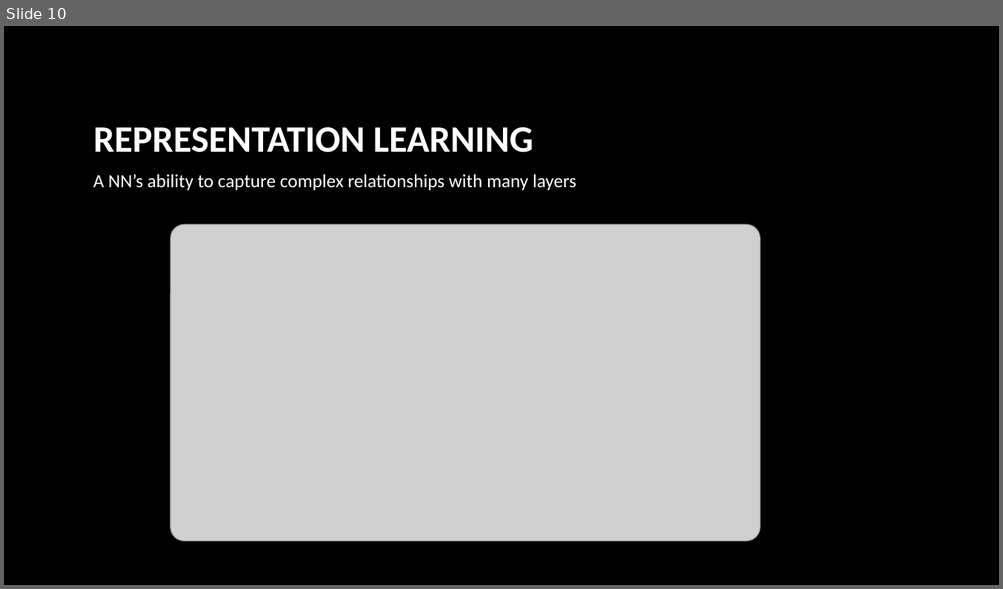
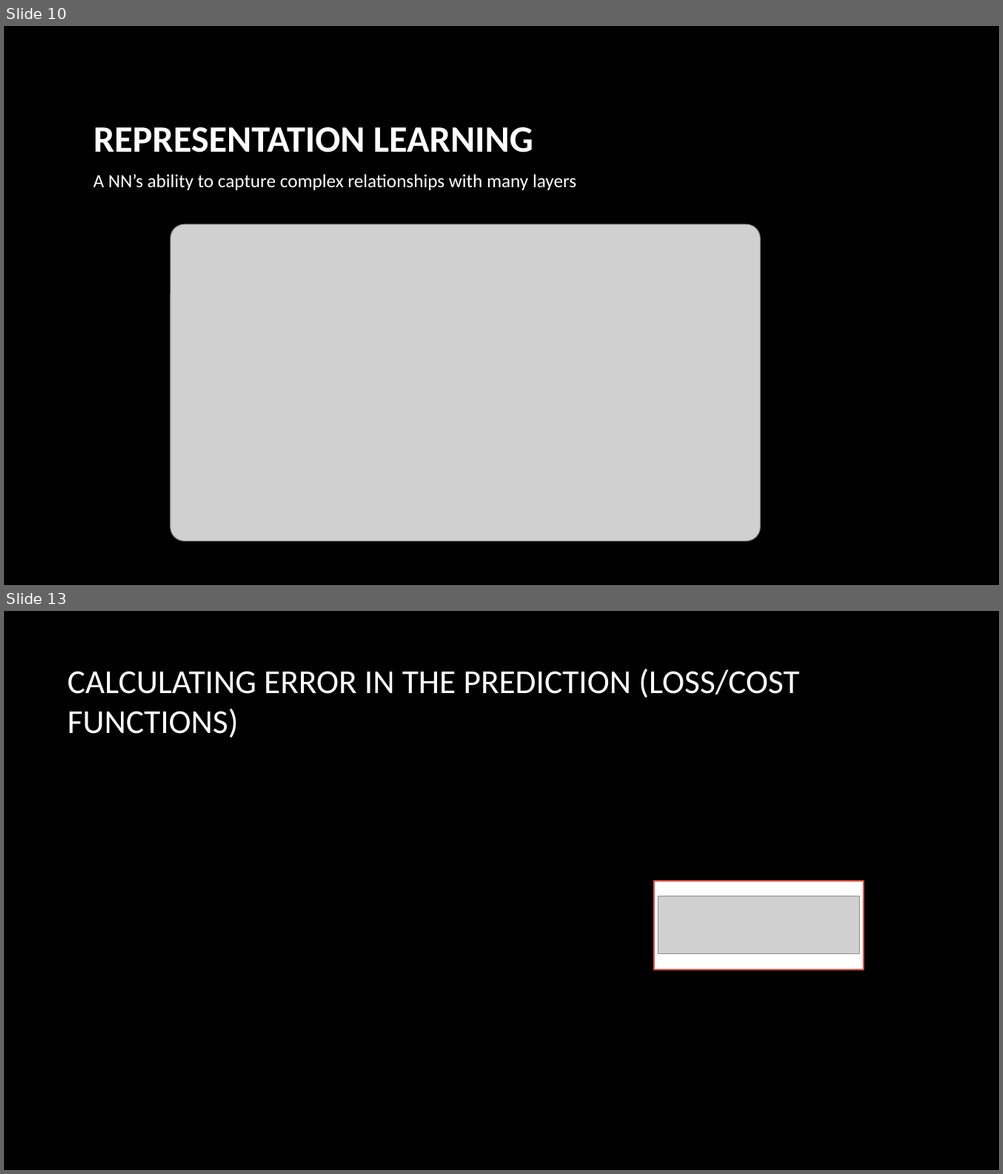
Before and after one commit to josiahcoad/IntroNeuralNetworks, a slide deck: Presentations/presentation_chapter1.pptx. Shown one above the other, each under a label of ours: slide 10 before the commit, slides 10 and 13 after it; the slides between them are not shown. The pictures are 1003x589 and 1003x1174 pixels, drawn with LibreOffice and Linux fonts; fonts in the diff are those of the drawing; grey boxes stand for pictures; background and template pictures are left out. Boxes give left, top, right and bottom in pixels: in the first picture for what was removed or moved away, otherwise in the second. Text is boxed around its words. In the diff, an @@ line names an element or a change of style, - is before the commit and + after.

```diff
--- a/Presentations/presentation_chapter1.pptx
+++ b/Presentations/presentation_chapter1.pptx
@@ slide 13 added at (4, 611, 999, 1170), background picture (left out) @@
@@ title added at (68, 669, 799, 738), 32.4 pt, text #FFFFFF @@
+CALCULATING ERROR IN THE PREDICTION (LOSS/COST FUNCTIONS)
@@ rectangle added at (654, 881, 862, 970), fill #FFFFFF, outline #E25247 1.5 pt @@
@@ picture added at (658, 897, 859, 955) @@
```
Also in this commit, not shown: 14 other slides added, 3 other files.
